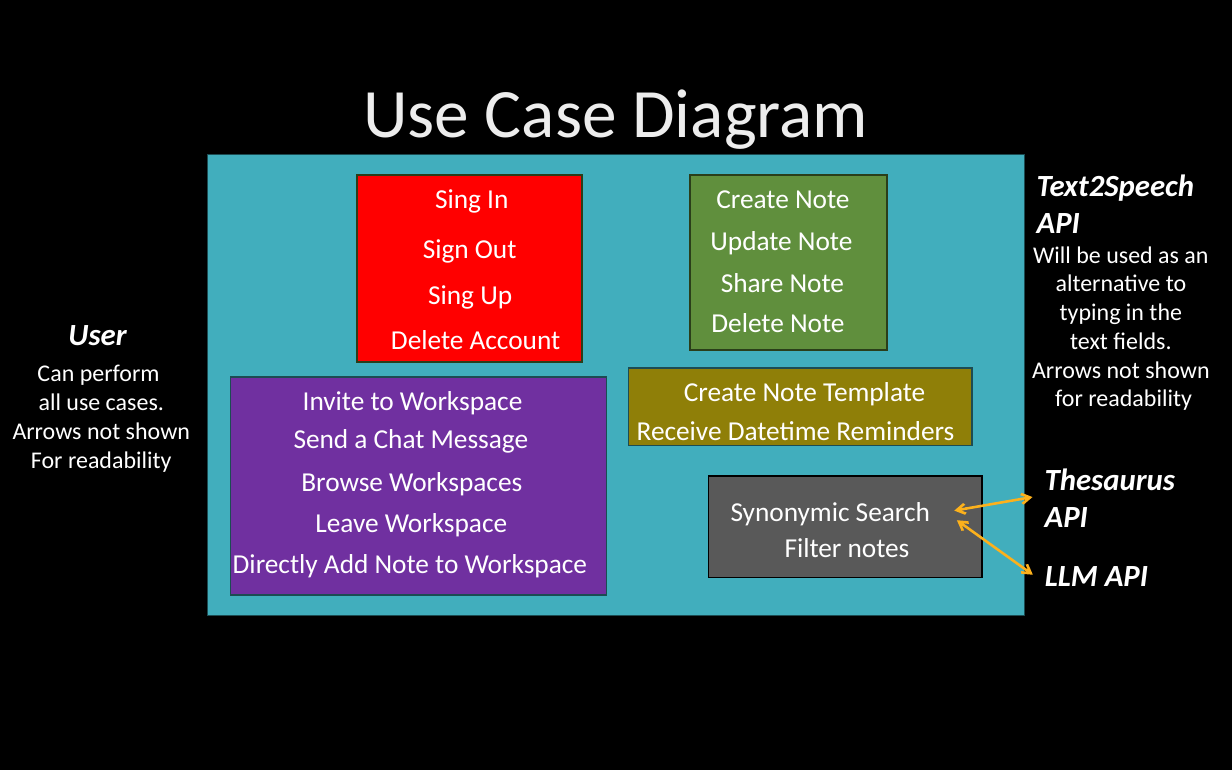
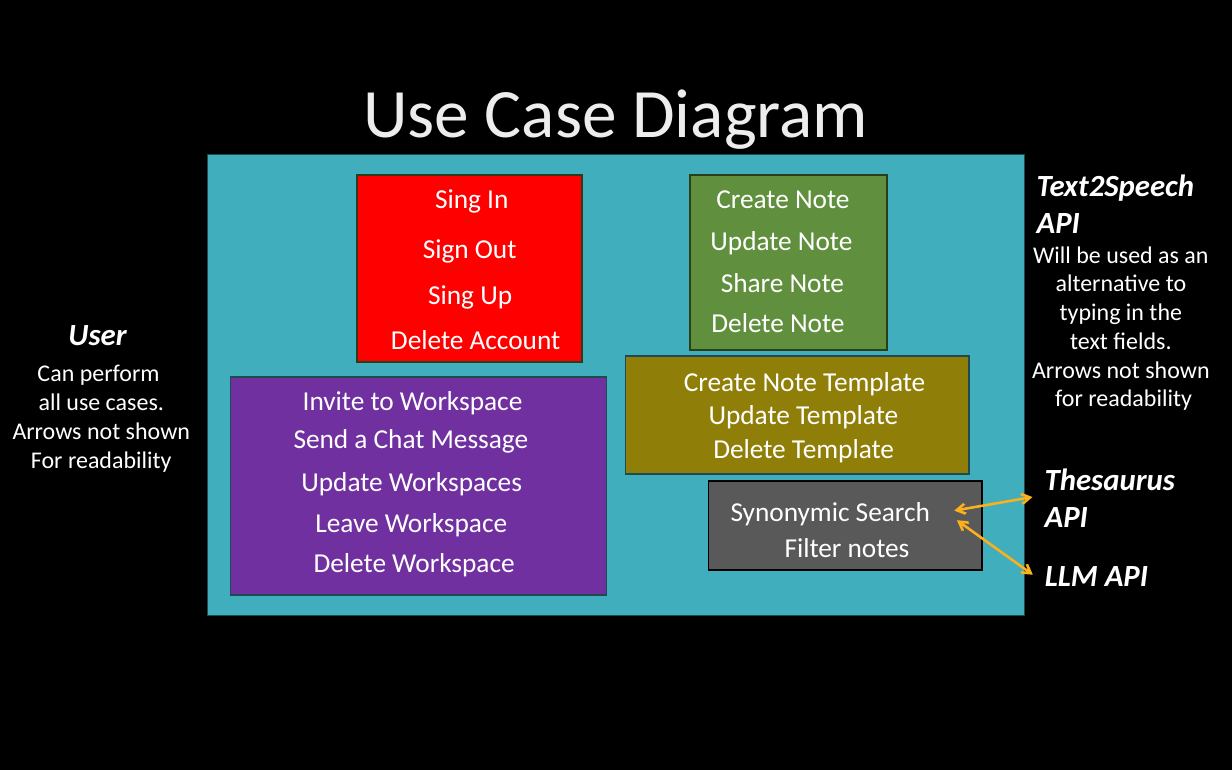
Before and after one commit to MinPoe/frontend-thingspace.ts, a slide deck: slide 4 of ThingSpaceTsM2.pptx. Drawn at 1232x770 pixels with LibreOffice and Linux fonts; fonts in the diff are those of the drawing; background and template pictures are left out. Boxes give left, top, right and bottom in pixels: in the first picture for what was removed or moved away, otherwise in the second. Text is boxed around its words. In the diff, an @@ line names an element or a change of style, - is before the commit and + after.

```diff
--- a/ThingSpaceTsM2.pptx
+++ b/ThingSpaceTsM2.pptx
@@ rectangle: place and size @@
-rectangle at <box>628,368,972,446</box>
+rectangle at <box>626,356,970,474</box>
@@ text "Create Note Template": place and size @@
-text "Create Note Template" at <box>684,382,925,406</box>
+text "Create Note Template" at <box>684,372,925,396</box>
@@ text at <box>709,405,898,429</box>: text changed @@
-Receive Datetime Reminders
+Update Template
@@ text added at <box>713,439,894,463</box>, 16 pt, text #FFFFFF @@
+Delete Template
@@ text at <box>301,472,522,496</box>: text changed @@
-Browse Workspaces
+Update Workspaces
@@ rectangle: place and size @@
-rectangle at <box>708,477,982,578</box>
+rectangle at <box>708,482,982,570</box>
@@ text at <box>314,553,514,577</box>: text changed @@
-Directly Add Note to Workspace
+Delete Workspace
```
